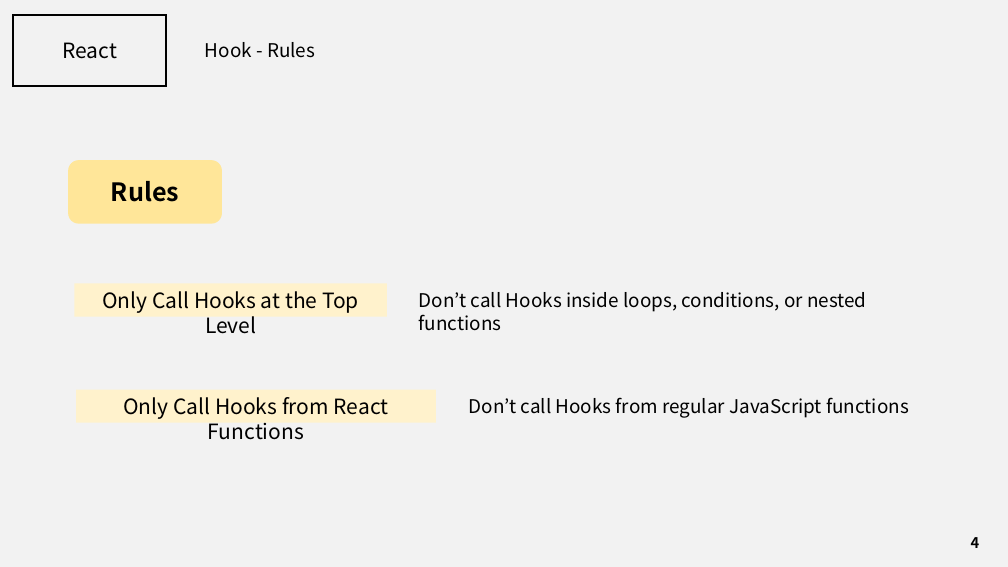
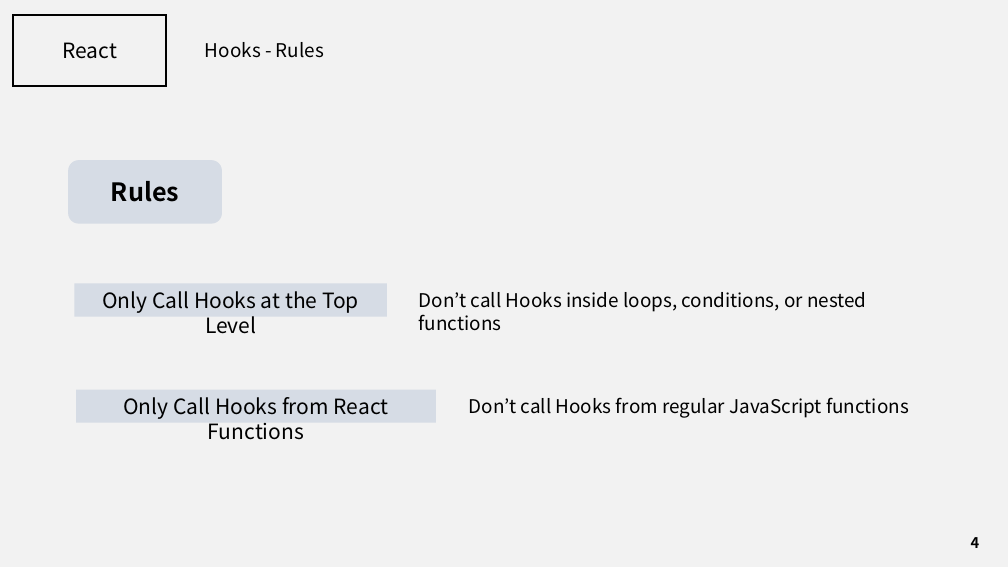
Before and after one commit to J3SUNG/Seminar, a slide deck: slide 4 of 210210_React_2.pptx. Drawn at 1008x567 pixels with LibreOffice and Linux fonts; fonts in the diff are those of the drawing. Boxes give left, top, right and bottom in pixels: in the first picture for what was removed or moved away, otherwise in the second. Text is boxed around its words. In the diff, an @@ line names an element or a change of style, - is before the commit and + after.

```diff
--- a/210210_React_2.pptx
+++ b/210210_React_2.pptx
@@ text at box(205, 42, 324, 58): text changed @@
-Hook - Rules
+Hooks - Rules
@@ rounded rectangle "Rules" at box(68, 160, 222, 224): fill #FFE699 to #D6DCE5 @@
@@ rectangle "Only Call Hooks at the ..." at box(74, 284, 387, 317): fill #FFF2CC to #D6DCE5 @@
@@ rectangle "Only Call Hooks from React ..." at box(76, 389, 436, 423): fill #FFF2CC to #D6DCE5 @@
```
Also in this commit, not shown: 5 other slides changed, 2 slides added, 40 slides removed, 1 other file.
